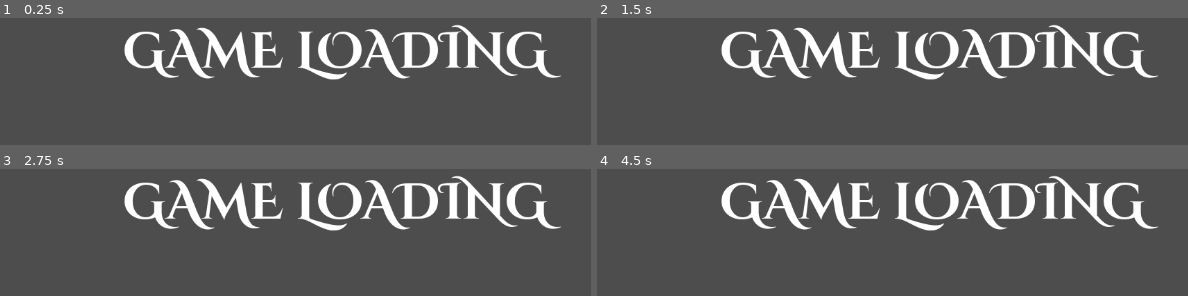
Above: before the commit, frames 1-4 (two rows, left to right).
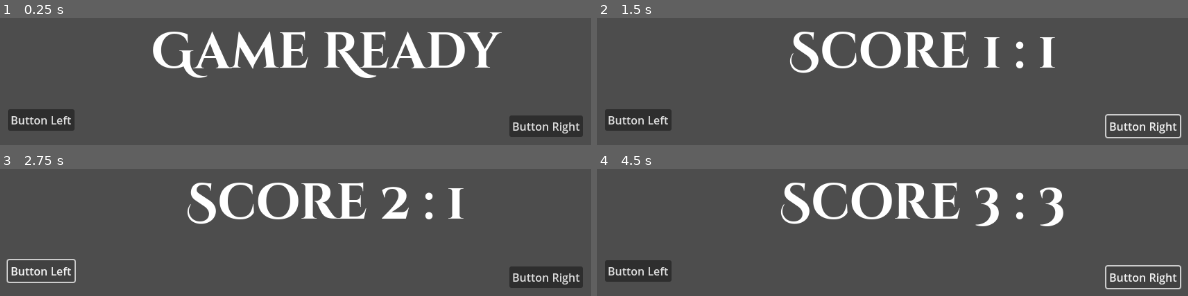
Above: after the commit, the same moments.

Repository: cf-whyte/pong-with-rainbow-trails
Game: Godot game, scene res://scenes/main.tscn
Same seed, same stepped clock (60 frames per second), same inputs: the game is played once before the commit and once after it.
Inputs (mouse positions are in pixels of both pictures, inside the frame that each line leads up to):
- Up to frame 1 (0.25 s): no input
- Up to frame 2 (1.5 s): click (638, 119) at 0.5 s, where only the run after the commit has a clickable "Button Left"; click (1140, 125) at 1.25 s, where only the run after the commit has a clickable "Button Right"
- Up to frame 3 (2.75 s): click (41, 270) at 2 s, where only the run after the commit has a clickable "Button Left"
- Up to frame 4 (4.5 s): click (1140, 276) at 2.75 s, where only the run after the commit has a clickable "Button Right"; click (638, 270) at 3.5 s, where only the run after the commit has a clickable "Button Left"; click (1140, 276) at 4.25 s, where only the run after the commit has a clickable "Button Right"

The runs differ from the first frame. In frame 1, 16% of the frame differs, in the area x 1-99%, y 5-94%; in frame 2, 15%; in frame 3, 14%; in frame 4, 14%.

Commit message:
Added two buttons and a score

Diff:
--- a/scenes/main.tscn
+++ b/scenes/main.tscn
@@ -1,7 +1,9 @@
-[gd_scene load_steps=4 format=3 uid="uid://dvrs6lrrorulc"]
+[gd_scene load_steps=6 format=3 uid="uid://dvrs6lrrorulc"]
 
 [ext_resource type="Script" path="res://scripts/game_manager.gd" id="1_ilphx"]
 [ext_resource type="FontFile" uid="uid://do1mquvm2f7wo" path="res://assets/fonts/CinzelDecorative-Bold.ttf" id="2_7kso3"]
+[ext_resource type="Script" path="res://scripts/button_left.gd" id="3_qlkoj"]
+[ext_resource type="Script" path="res://scripts/button_right.gd" id="4_jdfdu"]
 
 [sub_resource type="LabelSettings" id="LabelSettings_47g8k"]
 font = ExtResource("2_7kso3")
@@ -13,10 +15,6 @@
 unique_name_in_owner = true
 script = ExtResource("1_ilphx")
 
-[node name="Timer" type="Timer" parent="Game Manager"]
-wait_time = 5.0
-autostart = true
-
 [node name="Label" type="Label" parent="."]
 offset_left = 300.0
 offset_top = 223.0
@@ -27,3 +25,20 @@
 horizontal_alignment = 1
 vertical_alignment = 1
 metadata/_edit_use_anchors_ = true
+
+[node name="Button Left" type="Button" parent="."]
+offset_left = 134.0
+offset_top = 403.0
+offset_right = 230.0
+offset_bottom = 434.0
+text = "Button Left"
+script = ExtResource("3_qlkoj")
+
+[node name="Button Right" type="Button" parent="."]
+offset_left = 857.0
+offset_top = 412.0
+offset_right = 963.0
+offset_bottom = 443.0
+text = "Button Right
+"
+script = ExtResource("4_jdfdu")
--- /dev/null
+++ b/scripts/button_left.gd
@@ -0,0 +1,4 @@
+extends Button
+
+func _pressed() -> void:
+	%"Game Manager".add_point_left()
--- /dev/null
+++ b/scripts/button_right.gd
@@ -0,0 +1,4 @@
+extends Button
+
+func _pressed() -> void:
+	%"Game Manager".add_point_right()
--- a/scripts/game_manager.gd
+++ b/scripts/game_manager.gd
@@ -1,21 +1,44 @@
 extends Node
+
+enum Trail { NONE, WHITE, RED, GREEN, BLUE, RAINBOW }
+
+var score_left = 0
+var score_right = 0
+
+func add_point_left():
+	score_left += 1
+	check_winners()
+
+func add_point_right() -> void:
+	score_right += 1
+	check_winners()
+
+func check_winners() -> void:
+	var label_title = $"../Label"
+	if score_left == 10 && score_right == 10:
+		label_title.text = "Everyone wins!"
+	elif score_left == 10:
+		label_title.text == "Left wins!"
+		reset_game(true)
+	elif score_right == 10:
+		label_title.text = "Right wins!"
+		reset_game(false)
+	else:
+		label_title.text = "Score " + str(score_left) + " : " + str(score_right)
+
+func reset_game(is_winner_left: bool):
+	score_left = 0
+	score_right = 0
+	if is_winner_left:
+		$"../Label".text = "Left Wins!"
+	else:
+		$"../Label".text = "Right Wins!"
+
 
 # Called when the node enters the scene tree for the first time.
 func _ready() -> void:
-	var timer = get_node("Timer")
-	timer.timeout.connect(_on_timer_timeout)
-
-	var label = $"../Label"
-	label.text = "GAME LOADING"
+	$"../Label".text = "Game Ready"
 
 # Called every frame. 'delta' is the elapsed time since the previous frame.
 func _process(delta: float) -> void:
 	pass
-
-func _on_button_pressed():
-	set_process(not is_processing())
-
-
-func _on_timer_timeout():
-	var label = $"../Label"
-	label.text = "GAME READY"
